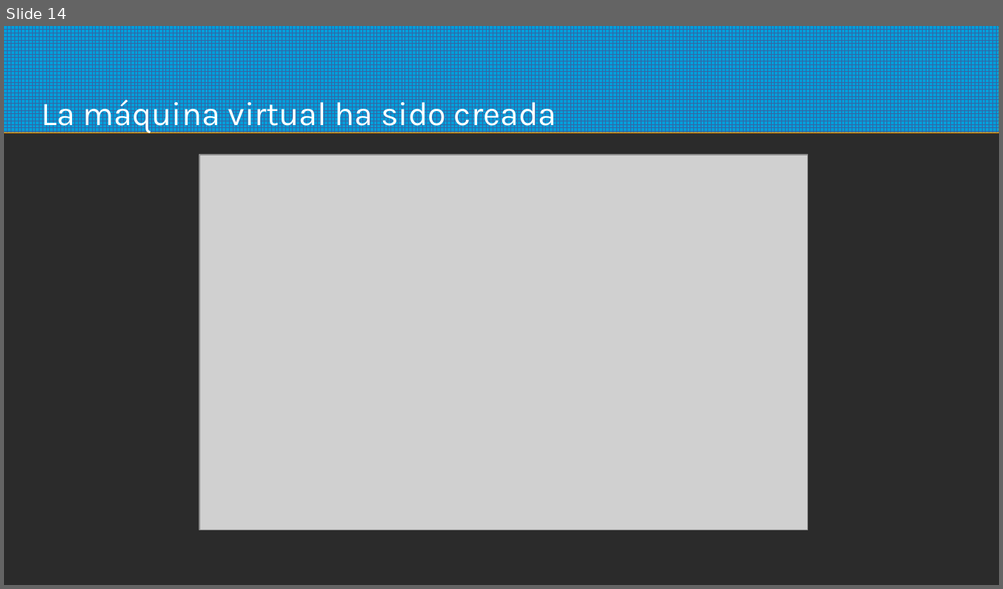
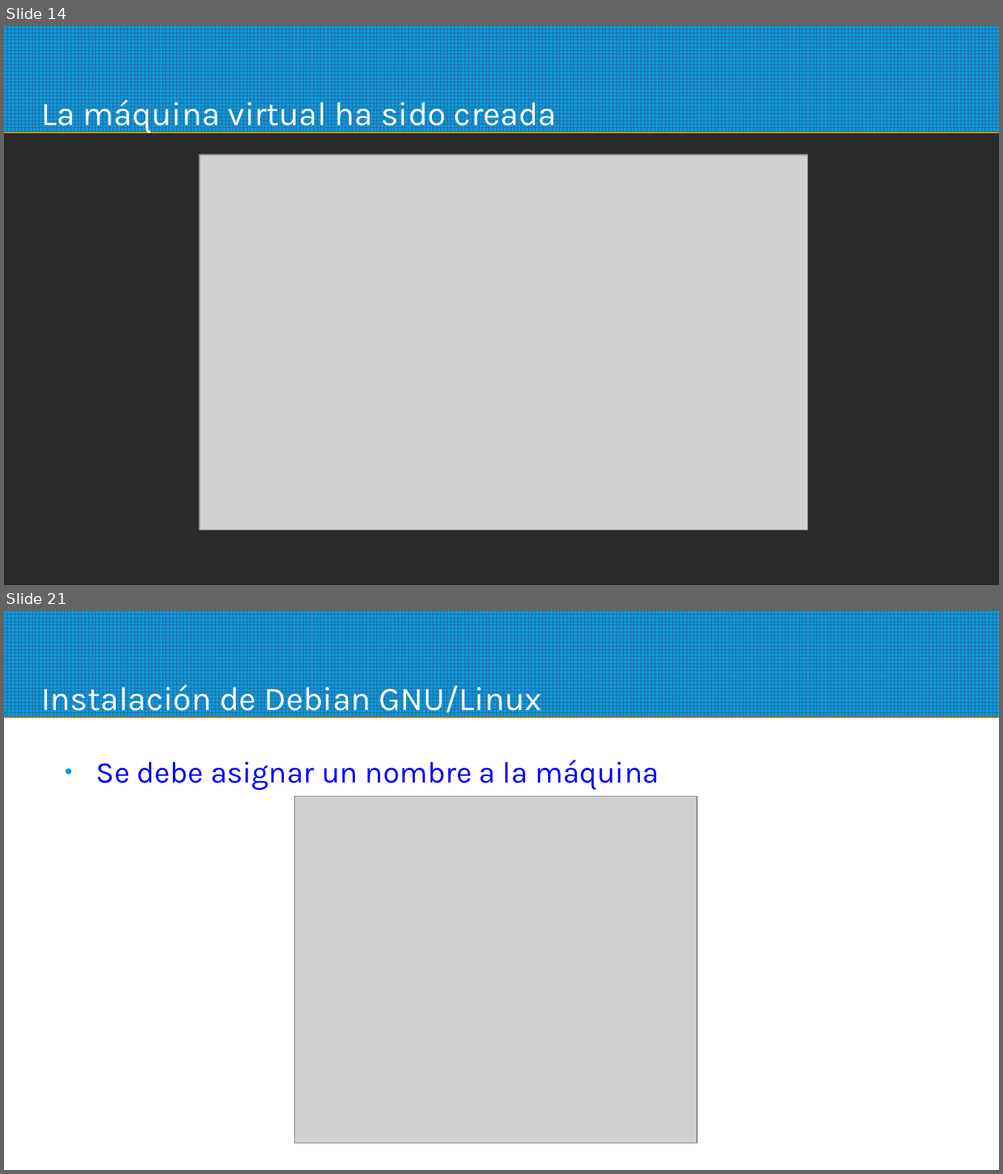
Before and after one commit to sotrteacher/dirtywork, a slide deck: UNIDAD00/01_Entorno_de_Desarrollo/01_Entorno_de_Desarrollo.pptx. Shown one above the other, each under a label of ours: slide 14 before the commit, slides 14 and 21 after it; the slides between them are not shown. The pictures are 1003x589 and 1003x1174 pixels, drawn with LibreOffice and Linux fonts; fonts in the diff are those of the drawing; grey boxes stand for pictures; background and template pictures are left out; a plain dark background stands for a picture behind light text. Boxes give left, top, right and bottom in pixels: in the first picture for what was removed or moved away, otherwise in the second. Text is boxed around its words. In the diff, an @@ line names an element or a change of style, - is before the commit and + after.

```diff
--- a/UNIDAD00/01_Entorno_de_Desarrollo/01_Entorno_de_Desarrollo.pptx
+++ b/UNIDAD00/01_Entorno_de_Desarrollo/01_Entorno_de_Desarrollo.pptx
@@ slide 21 added at (x1=4, y1=611, x2=999, y2=1170), background picture (left out); not listed: 1 template element that a slide beside it also shows @@
@@ text added at (x1=41, y1=680, x2=542, y2=719), 26.6 pt, text #FFFFFF @@
+Instalación de Debian GNU/Linux
@@ text added at (x1=96, y1=760, x2=659, y2=790), 24 pt, text #0000FF @@
+● Se debe asignar un nombre a la máquina
@@ picture added at (x1=295, y1=796, x2=697, y2=1144) @@
```
Also in this commit, not shown: 2 slides changed, 18 other slides added, 37 other files.
